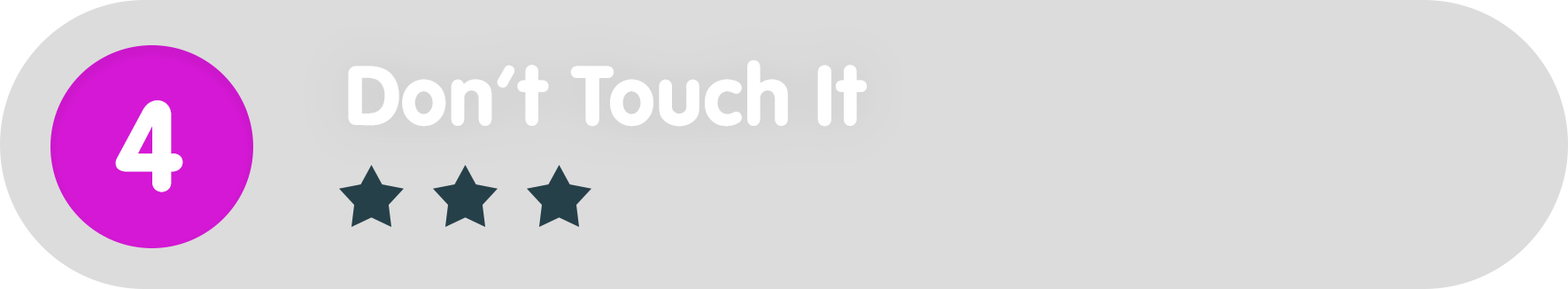
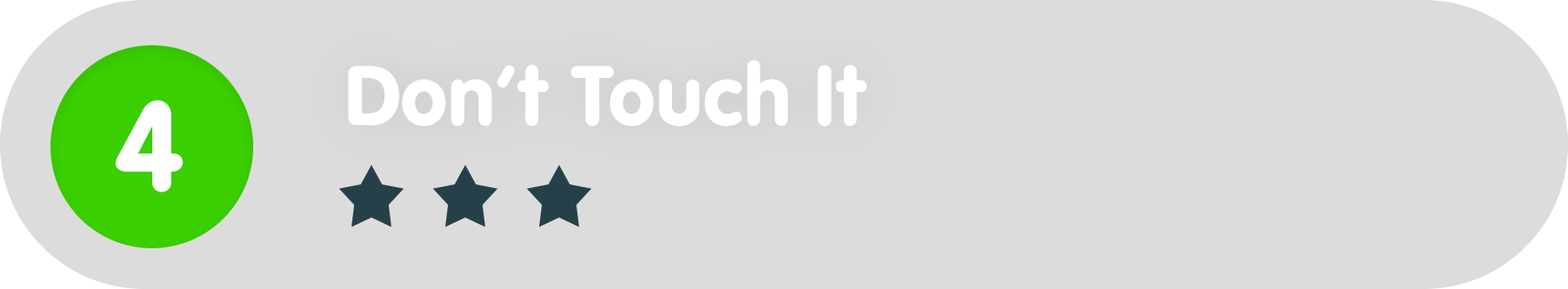
Revision of a layered w=1568, h=289 image; what changed, layer by layer:
painted on "Ellipse_green" over left=50, top=45, right=254, bottom=248
